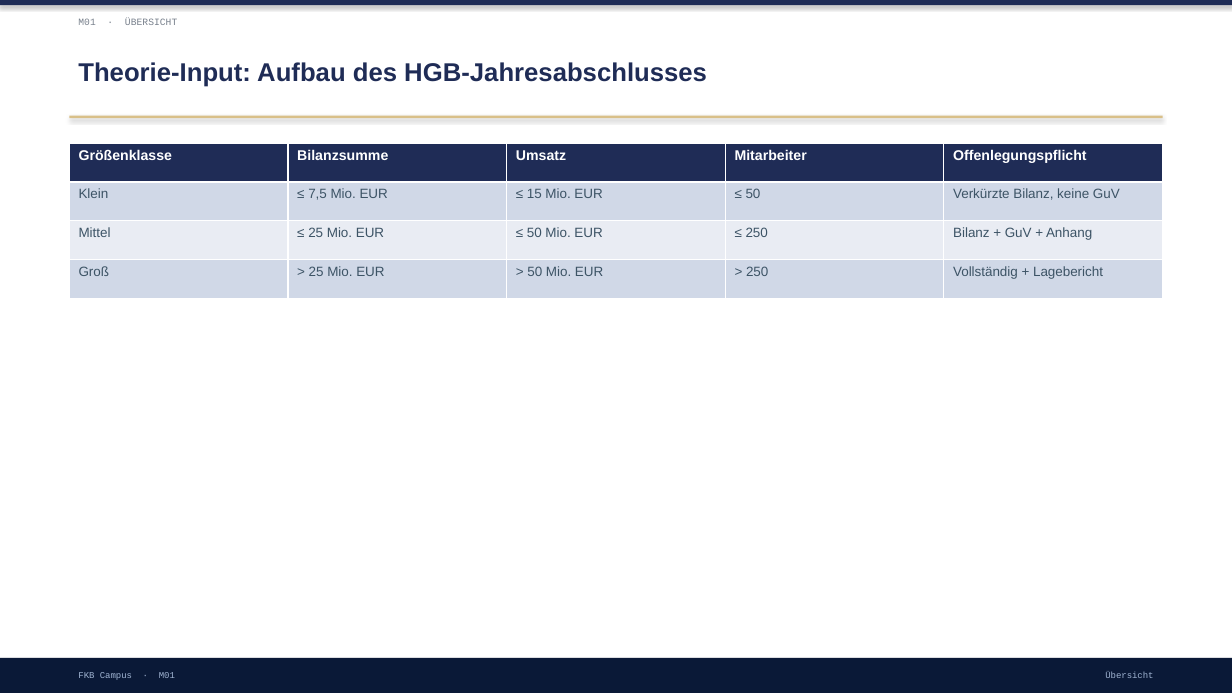
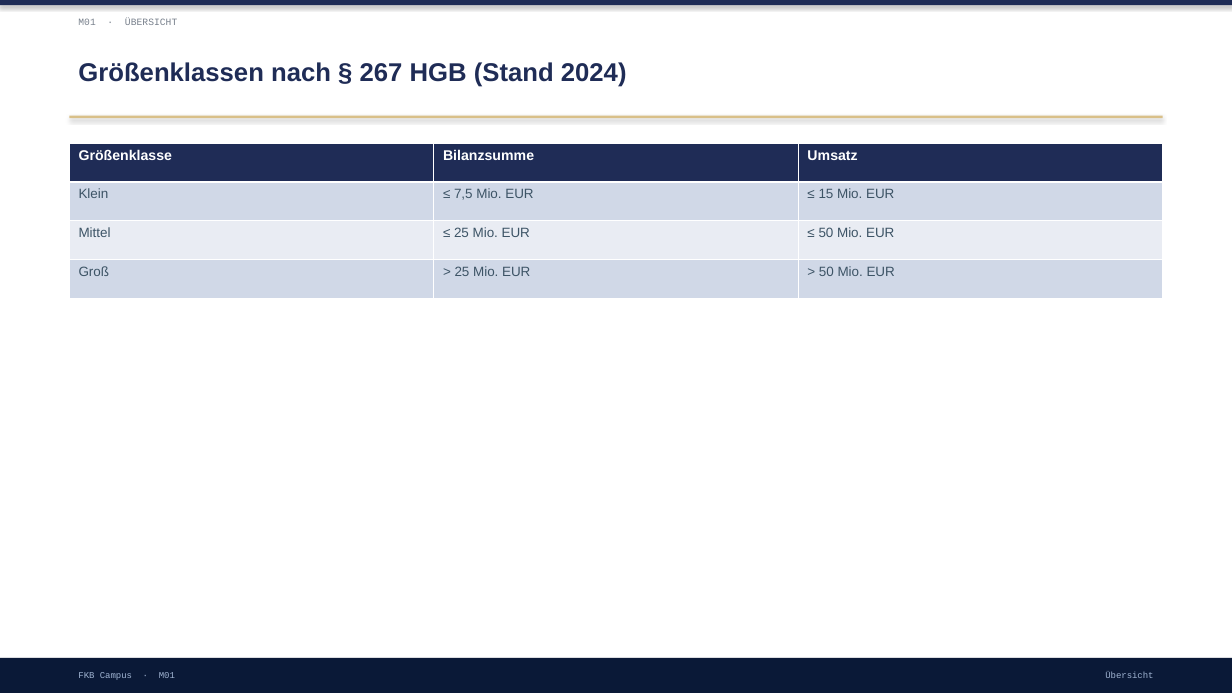
Before and after one commit to ck5rqc47pr-byte/firmenkundenakademie-online, a slide deck: slide 7 of protected-downloads/praesentation/M01.pptx (slide 8 before the commit). Drawn at 1232x693 pixels with LibreOffice and Linux fonts; fonts in the diff are those of the drawing. Boxes give left, top, right and bottom in pixels: in the first picture for what was removed or moved away, otherwise in the second. Text is boxed around its words. In the diff, an @@ line names an element or a change of style, - is before the commit and + after.

```diff
--- a/protected-downloads/praesentation/M01.pptx
+++ b/protected-downloads/praesentation/M01.pptx
@@ text at (x1=78, y1=62, x2=627, y2=87): text changed @@
-Theorie-Input: Aufbau des HGB-Jahresabschlusses
+Größenklassen nach § 267 HGB (Stand 2024)
@@ table at (x1=69, y1=143, x2=1162, y2=299) @@
-column 4: Mitarbeiter | ≤ 50 | ≤ 250 | > 250
-column 5: Offenlegungspflicht | Verkürzte Bilanz, keine GuV | Bilanz + GuV + Anhang | Vollständig + Lagebericht
```
Also in this commit, not shown: 6 other slides changed, 5 slides added, 1 slide removed, 1 other file.
